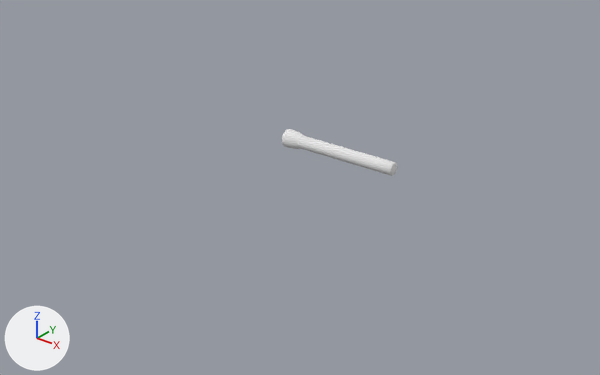
The OBJ model part2/files/object_mesh/81.obj: old version first, new version second.
Before and after are seen from a 50 mm lens placed at (3.64, -4.66, 2.56), pointed at (0.04, -0.16, -0.23). Lighting does not change. The marker at lower left points along +X, +Y and +Z. Where no turn or scale is listed for an object, it has been applied to the vertices.

Objects in the first picture: 'Cloth_81'.
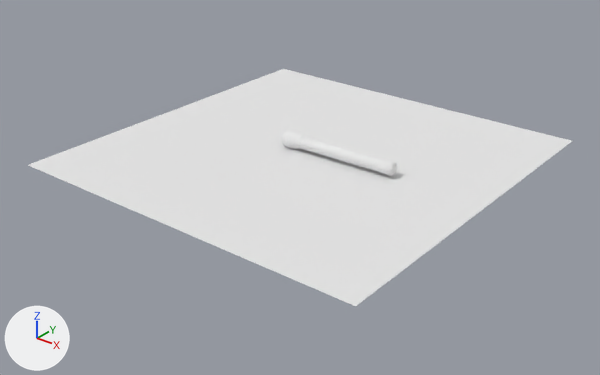
Pixel boxes (x1, y1, x2, y2) of what changed, in the pictures (600 x 375 px):
'Floor_Plane.080', added: after (28, 69, 572, 306)

What the commit changed:
Material 'None' (mat_none) is new.
Its base color is (0.8, 0.8, 0.8) (white #e7e7e7).
Its roughness is 1.0.
Mesh me_floor_plane_080 is new.
It has 10404 vertices, 10201 faces and spans x -1.5..1.5, y -1.5..1.5, z 0.0.
It uses material mat_none (white #e7e7e7).
Object 'Floor_Plane.080' (ob_floor_plane_080) is new; it shows me_floor_plane_080.
Its location is (0.0, 0.0, 0.0).
